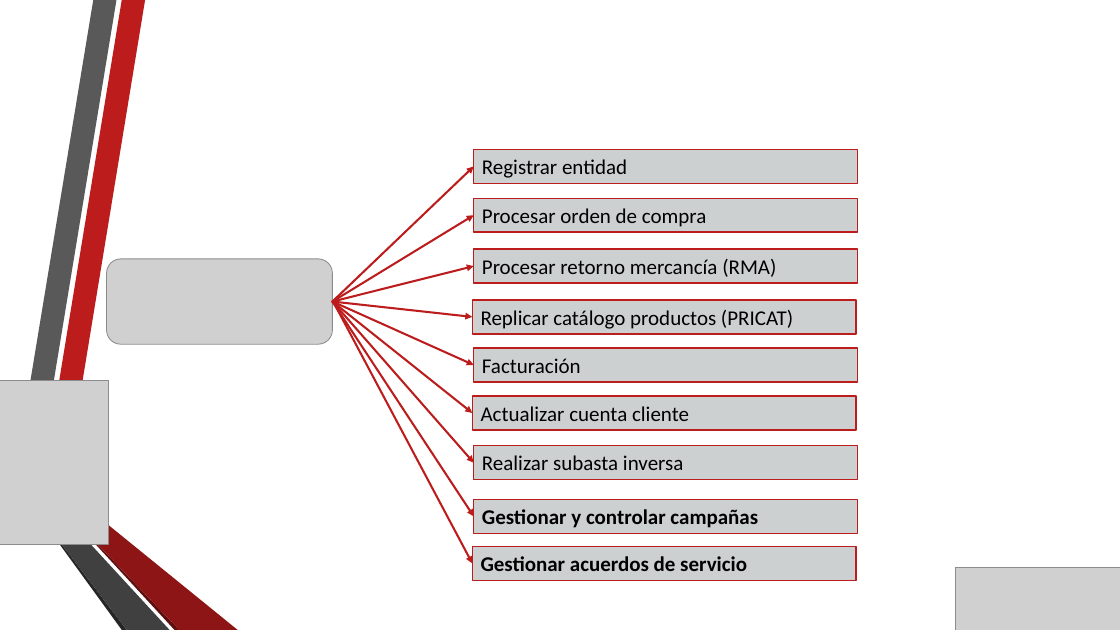
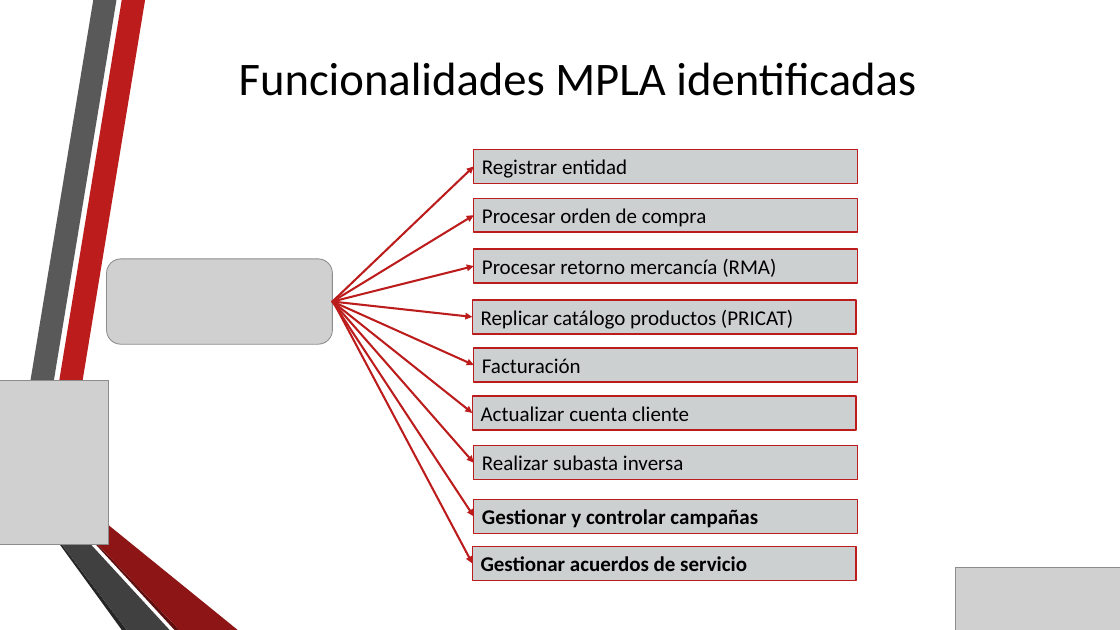
Before and after one commit to gaudisolutions/ecos, a slide deck: slide 7 of Proyecto I/Presentación/Arquitectura Objetivo MPLA.pptx. Drawn at 1120x630 pixels with LibreOffice and Linux fonts; fonts in the diff are those of the drawing; grey boxes stand for pictures; background and template pictures are left out. Boxes give left, top, right and bottom in pixels: in the first picture for what was removed or moved away, otherwise in the second. Text is boxed around its words. In the diff, an @@ line names an element or a change of style, - is before the commit and + after.

```diff
--- a/Proyecto I/Presentación/Arquitectura Objetivo MPLA.pptx
+++ b/Proyecto I/Presentación/Arquitectura Objetivo MPLA.pptx
@@ title added at box(239, 62, 916, 96), 40 pt, text #000000 @@
+Funcionalidades MPLA identificadas
```
Also in this commit, not shown: 8 other slides changed, 10 slides added, 3 slides removed, 1 other file.
